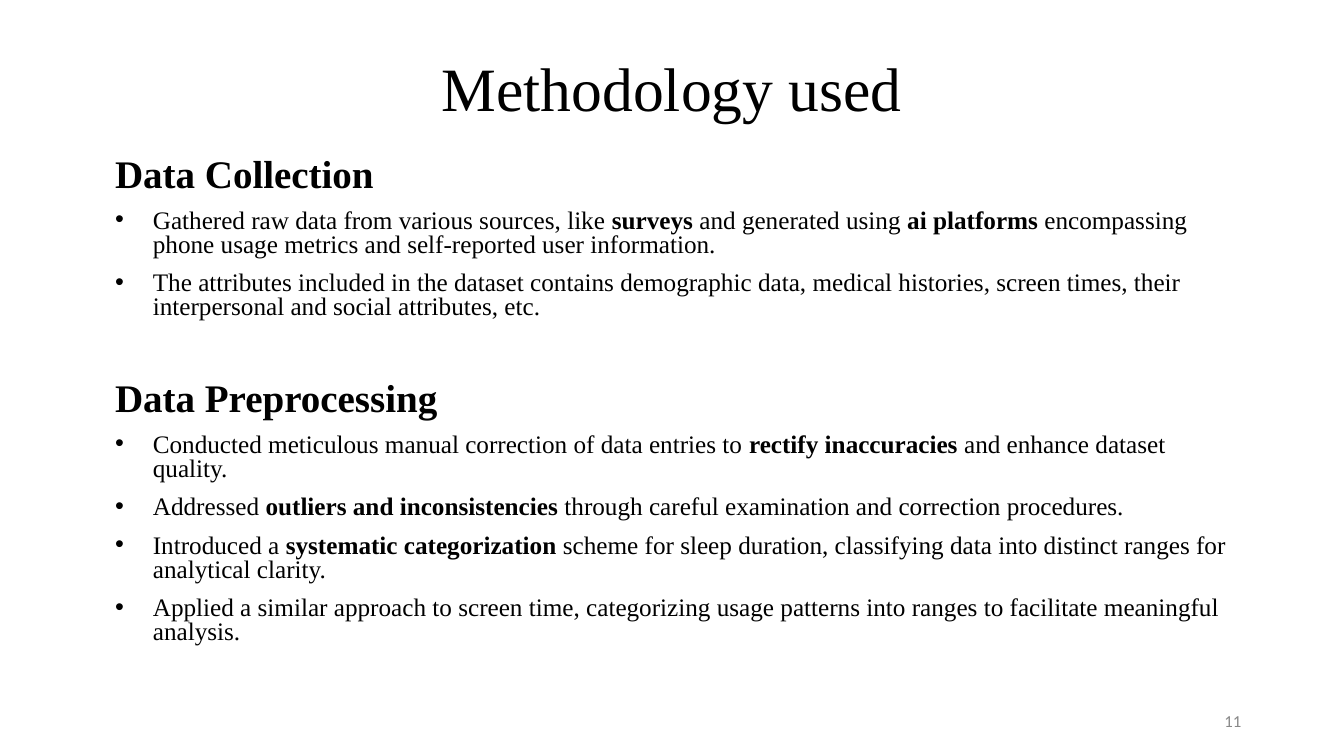
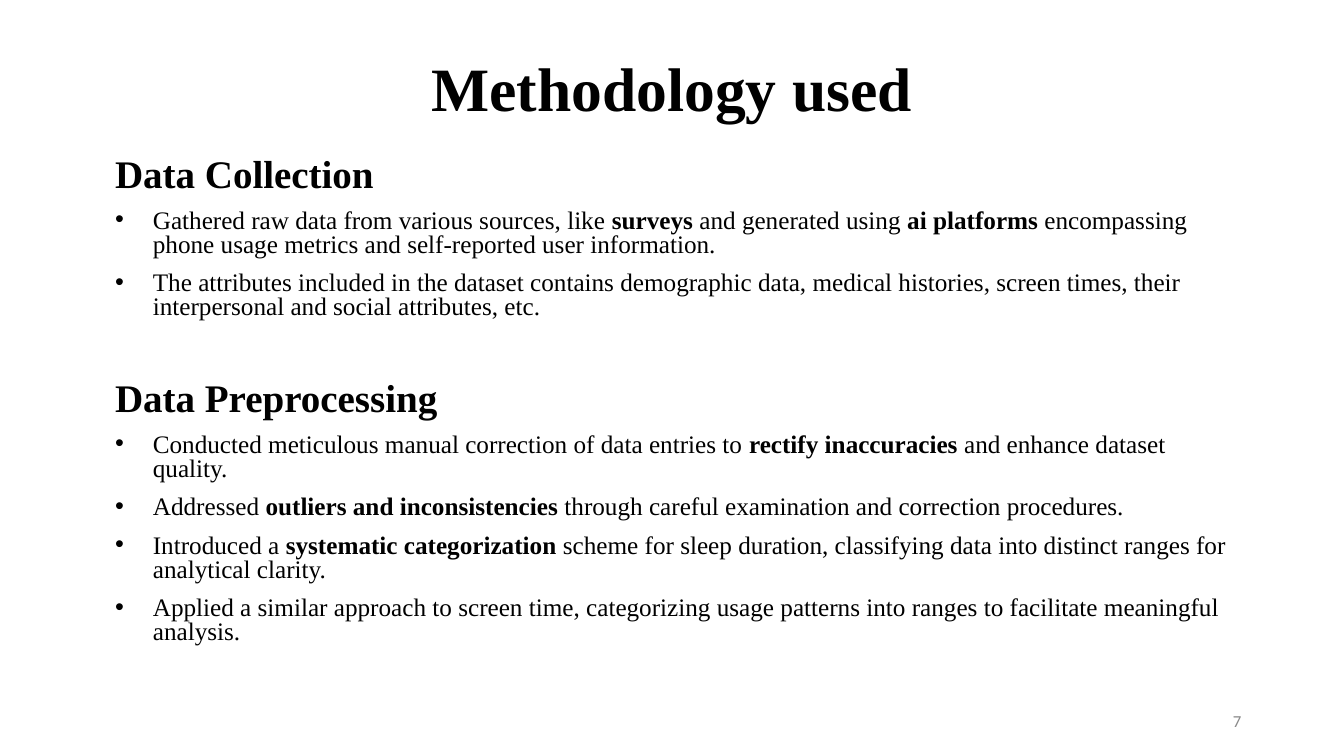
Before and after one commit to Brainskull24/Heal.ai, a slide deck: slide 7 of MP/PPT.pptx (slide 11 before the commit). Drawn at 1344x756 pixels with LibreOffice and Linux fonts; fonts in the diff are those of the drawing; background and template pictures are left out. Boxes give left, top, right and bottom in pixels: in the first picture for what was removed or moved away, otherwise in the second. Text is boxed around its words. In the diff, an @@ line names an element or a change of style, - is before the commit and + after.

```diff
--- a/MP/PPT.pptx
+++ b/MP/PPT.pptx
@@ title "Methodology used" at <box>431,68,912,123</box>: bold on @@
@@ page number at <box>1233,716,1241,727</box>: text changed @@
-11
+7
```
Also in this commit, not shown: 4 other slides changed, 3 slides added, 5 slides removed, 3 other files.
